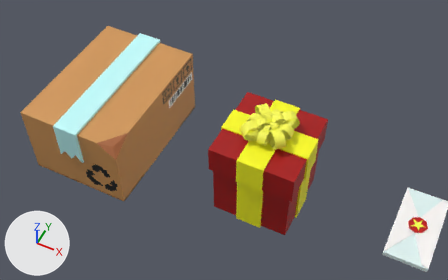
An edit to the Blender file Deliver Yourself Asset Pack/[01] Asset Pack/Deliver Yourself Asset Pack.blend, drawn before and after from the same camera.
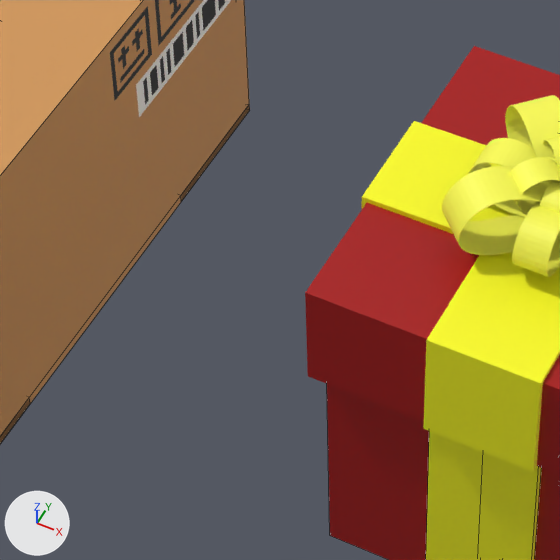
There are two pictures of each version: one from a 50 mm lens placed at (2.046, -1.5, 1.952), pointed at (1.275, 0.044, 0.023), one close up on the part from 31% to 60% of the width and 29% to 76% of the height. The lights are fixed; the arrows at lower left show +X, +Y and +Z. The close-ups show mesh edges as thin lines.

Objects in the first close-up: 'box_body', 'box_flap_2', 'gift_body', 'gift_lid'.
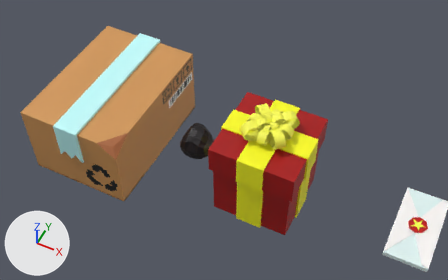
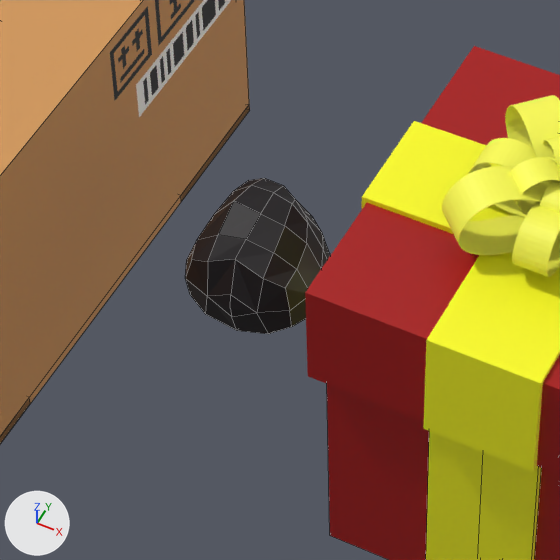
Commit message: Added COAL

Where the change shows, as pixel boxes [x1, y1, x2, y2] in the close-ups (560 x 560 px):
'coal', added (black)
    after: [185, 178, 330, 334]

The change, as a diff of the scene's bpy script:
```diff
--- a/Deliver Yourself Asset Pack/[01] Asset Pack/Deliver Yourself Asset Pack.blend.py
+++ b/Deliver Yourself Asset Pack/[01] Asset Pack/Deliver Yourself Asset Pack.blend.py
@@ img_coal_texture_png @@
+img_coal_texture_png = load_image('coal_texture.png', 'Textures/gift/coal_texture.png', 32, 32, 'sRGB')
@@ mat_coal_material @@
+mat_coal_material = principled_material('coal_material')
+mat_coal_material.texture = img_coal_texture_png
@@ me_cube_009 @@
+me_cube_009.from_pydata(...)  # 68 vertices, 66 faces; spans x -0.0686..0.062, y -0.0745..0.0557, z -0.0483..0.0845
+me_cube_009.materials.append(mat_coal_material)  # picture img_coal_texture_png
@@ ob_coal @@
+ob_coal = bpy.data.objects.new('coal', me_cube_009)
+ob_coal.location = (1.182, 0.0, 0.0)
```
